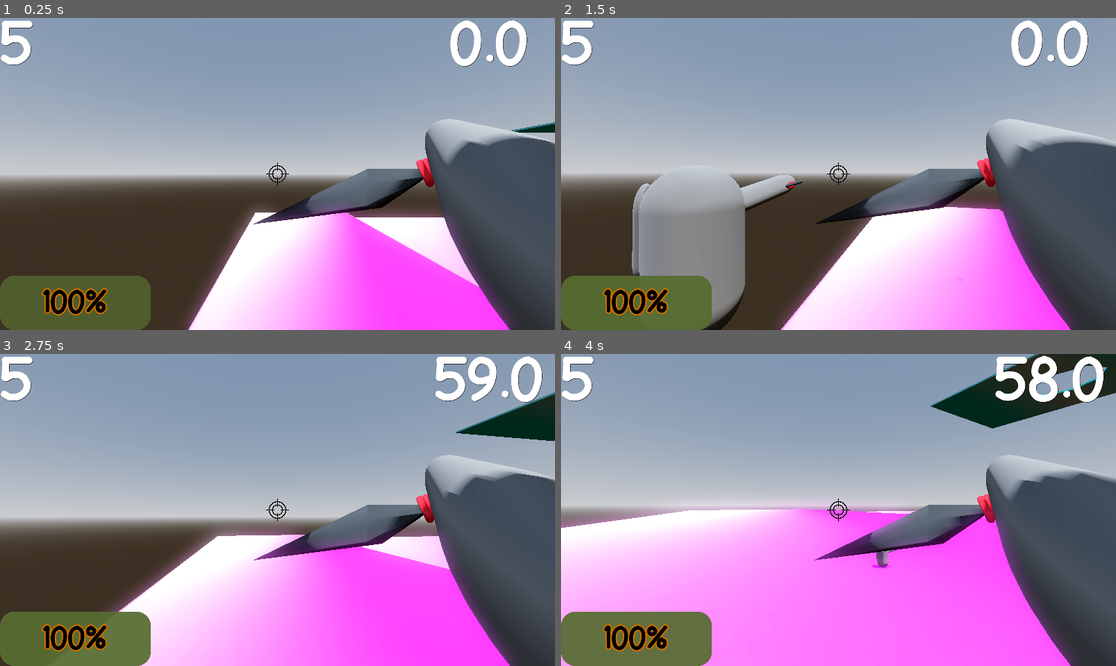
Above: before the commit, frames 1-4 (two rows, left to right).
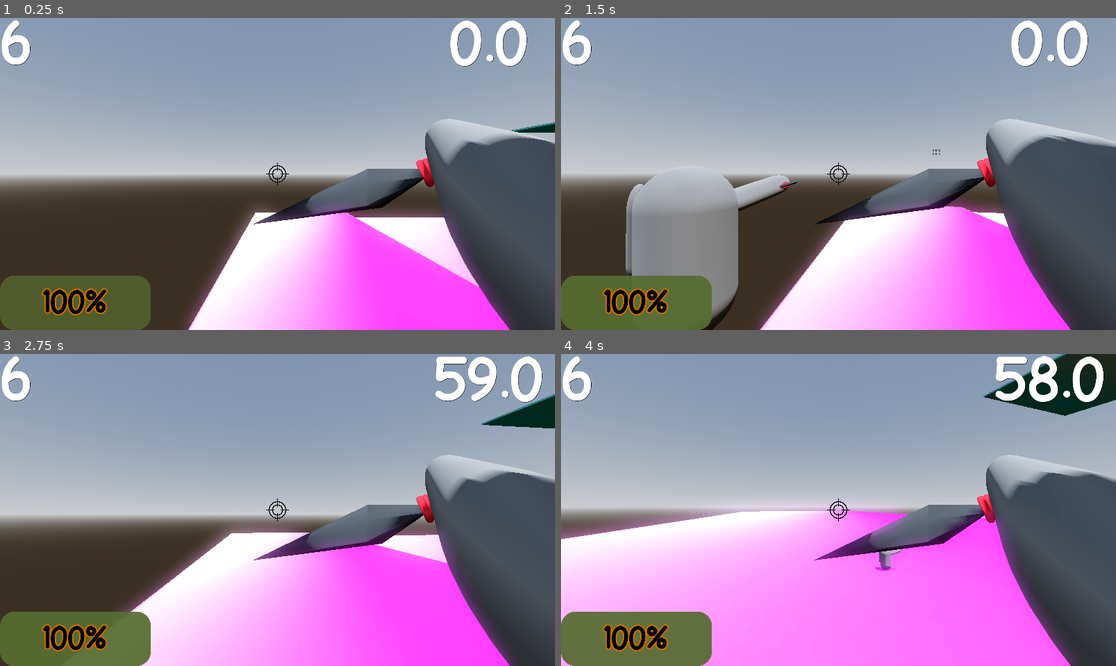
Above: after the commit, the same moments.

Repository: hasofit/NARUTO-FPS-LES-GO
Game: Godot game, scene res://scenes/world.tscn
Two runs of this game, one before a commit and one after it. Both use one fixed random seed, a clock stepped at 60 frames per second and the inputs below.
Inputs (mouse positions are in pixels of both pictures, inside the frame that each line leads up to):
- Up to frame 1 (0.25 s): no input
- Up to frame 2 (1.5 s): move the mouse to (866, 174) at 0.52 s; hold W (move_forward) from 0.53 s (still down); tap F (Kunai Wall) at 0.6 s; tap Space (jump) at 0.77 s; move the mouse to (810, 174) at 1.27 s; tap Q (ShadowClone) at 1.35 s
- Up to frame 3 (2.75 s): keep holding W (move_forward); tap Space (jump) at 1.52 s; move the mouse to (288, 503) at 2.02 s; tap K (Start) at 2.1 s
- Up to frame 4 (4 s): keep holding W (move_forward); move the mouse to (832, 516) at 2.77 s; click (832, 516) at 2.85 s; tap Space (jump) at 3.02, 3.77 s; move the mouse to (877, 513) at 3.52 s; tap Shift (sprint) at 3.6 s

The runs differ from the first frame. In frame 1, 0.3% of the frame differs, in the area x 0-7%, y 0-16%; in frame 2, 12%, in the area x 0-100%, y 0-100%; in frame 3, 4.4%; in frame 4, 8.1%.
Error in both runs: Cannot call method 'start' on a null value. (res://scripts/player.gd:98)

Commit message:
end of level

Diff:
--- a/scenes/world.tscn
+++ b/scenes/world.tscn
@@ -120,33 +120,70 @@
 material = SubResource("StandardMaterial3D_7r4gi")
 
 [node name="CSGBox3D11" type="CSGBox3D" parent="terrain"]
-transform = Transform3D(77.41, 0, 0, 0, 47.4926, 0, 0, 0, 77.41, -220.744, -3.07513, 144.723)
-use_collision = true
-size = Vector3(0.164894, 0.11793, 0.0898914)
+transform = Transform3D(77.41, 0, 0, 0, 47.4926, 0, 0, 0, 77.41, -220.744, -1.42449, 144.723)
+use_collision = true
+size = Vector3(0.164894, 0.187441, 0.0898914)
 material = SubResource("StandardMaterial3D_7r4gi")
 
 [node name="CSGBox3D14" type="CSGBox3D" parent="terrain"]
-transform = Transform3D(77.41, 0, 0, 0, 47.4926, 0, 0, 0, 77.41, -200.966, -2.57505, 151.099)
-use_collision = true
-size = Vector3(0.146506, 0.133306, 0.0711298)
+transform = Transform3D(77.41, 0, 0, 0, 47.4926, 0, 0, 0, 77.41, -200.966, -1.19222, 151.099)
+use_collision = true
+size = Vector3(0.147, 0.235, 0.071)
+material = SubResource("StandardMaterial3D_7r4gi")
+
+[node name="CSGBox3D17" type="CSGBox3D" parent="terrain/CSGBox3D14"]
+transform = Transform3D(1, 0, 0, 0, 1, 0, 0, 0, 1, -0.0139229, -0.0276876, -0.0221467)
+operation = 2
+use_collision = true
+size = Vector3(0.120088, 0.0864641, 0.0265403)
 material = SubResource("StandardMaterial3D_7r4gi")
 
 [node name="CSGBox3D12" type="CSGBox3D" parent="terrain"]
-transform = Transform3D(77.41, 0, 0, 0, 47.4926, 0, 0, 0, 77.41, -202.429, -3.90473, 146.018)
-use_collision = true
-size = Vector3(0.149012, 0.0829938, 0.0564442)
+transform = Transform3D(77.41, 0, 0, 0, 47.4926, 0, 0, 0, 77.41, -202.429, -2.0493, 146.06)
+use_collision = true
+size = Vector3(0.149012, 0.161129, 0.057519)
 material = SubResource("StandardMaterial3D_7r4gi")
 
 [node name="CSGBox3D13" type="CSGBox3D" parent="terrain"]
-transform = Transform3D(77.41, 0, 0, 0, 47.4926, 0, 0, 0, 77.41, -218.384, -1.65437, 151.581)
-use_collision = true
-size = Vector3(0.153119, 0.161038, 0.0980954)
+transform = Transform3D(77.41, 0, 0, 0, 47.4926, 0, 0, 0, 77.41, -218.384, 0.0937966, 151.581)
+use_collision = true
+size = Vector3(0.153119, 0.234656, 0.0980954)
+material = SubResource("StandardMaterial3D_7r4gi")
+
+[node name="CSGBox3D17" type="CSGBox3D" parent="terrain"]
+transform = Transform3D(77.41, 0, 0, 0, 47.4926, 0, 0, 0, 77.41, -213.828, 8.26219, 150.812)
+use_collision = true
+size = Vector3(0.0354111, 0.107563, 0.0782225)
+material = SubResource("StandardMaterial3D_7r4gi")
+
+[node name="CSGBox3D19" type="CSGBox3D" parent="terrain"]
+transform = Transform3D(77.41, 0, 0, 0, 47.4926, 0, 0, 0, 77.41, -207.922, 13.3177, 153.836)
+use_collision = true
+size = Vector3(0.117012, 0.108469, 0.00320739)
+material = SubResource("StandardMaterial3D_7r4gi")
+
+[node name="CSGBox3D20" type="CSGBox3D" parent="terrain"]
+transform = Transform3D(77.41, 0, 0, 0, 47.4926, 0, 0, 0, 77.41, -207.937, 13.3177, 165.405)
+use_collision = true
+size = Vector3(0.117012, 0.108469, 0.00320739)
+material = SubResource("StandardMaterial3D_7r4gi")
+
+[node name="CSGBox3D18" type="CSGBox3D" parent="terrain"]
+transform = Transform3D(77.41, 0, 0, 0, 47.4926, 0, 0, 0, 77.41, -216.708, 8.45798, 158.702)
+use_collision = true
+size = Vector3(0.0354111, 0.0156954, 0.0782225)
+material = SubResource("StandardMaterial3D_7r4gi")
+
+[node name="CSGBox3D16" type="CSGBox3D" parent="terrain"]
+transform = Transform3D(77.41, 0, 0, 0, 47.4926, 0, 0, 0, 77.41, -198.41, -1.28039, 155.066)
+use_collision = true
+size = Vector3(0.142284, 0.23521, 0.172652)
 material = SubResource("StandardMaterial3D_7r4gi")
 
 [node name="CSGBox3D15" type="CSGBox3D" parent="terrain"]
-transform = Transform3D(77.41, 0, 0, 0, 47.4926, 0, 0, 0, 77.41, -209.313, -0.342663, 157.735)
-use_collision = true
-size = Vector3(0.152731, 0.213489, 0.10564)
+transform = Transform3D(77.41, 0, 0, 0, 47.4926, 0, 0, 0, 77.41, -209.313, 2.4884, 159.589)
+use_collision = true
+size = Vector3(0.152731, 0.349759, 0.153528)
 material = SubResource("StandardMaterial3D_7r4gi")
 
 [node name="CSGBox3D17" type="CSGBox3D" parent="terrain/CSGBox3D15"]
@@ -207,6 +244,7 @@
 transform = Transform3D(1, 0, 0, 0, 1, 0, 0, 0, 1, -205.503, 39.4064, 72.0993)
 throw_speed = 120.0
 world = NodePath("..")
+sens = 0.125
 
 [node name="CanvasLayer" type="CanvasLayer" parent="."]
 
@@ -265,4 +303,13 @@
 transform = Transform3D(5.22733e-05, 0, 1, 0, 1, 0, -1, 0, 5.22733e-05, -228.147, 0.246313, 129.108)
 health = 3
 
+[node name="Test Dummy6" parent="Enemies" instance=ExtResource("2_rwgxs")]
+transform = Transform3D(0.0187961, 0, -0.999823, 0, 1, 0, 0.999823, 0, 0.0187961, -203.496, -3.85813, 149.351)
+
+[node name="Test Dummy" parent="." instance=ExtResource("2_rwgxs")]
+transform = Transform3D(-0.0230887, 0, -0.999733, 0, 1, 0, 0.999733, 0, -0.0230887, -206.428, 12.7939, 159.67)
+ai = true
+SPEED = 25
+turn_time = 0
+
 [connection signal="timeout" from="CanvasLayer/Timer/Timer" to="Player" method="_on_timer_timeout"]
